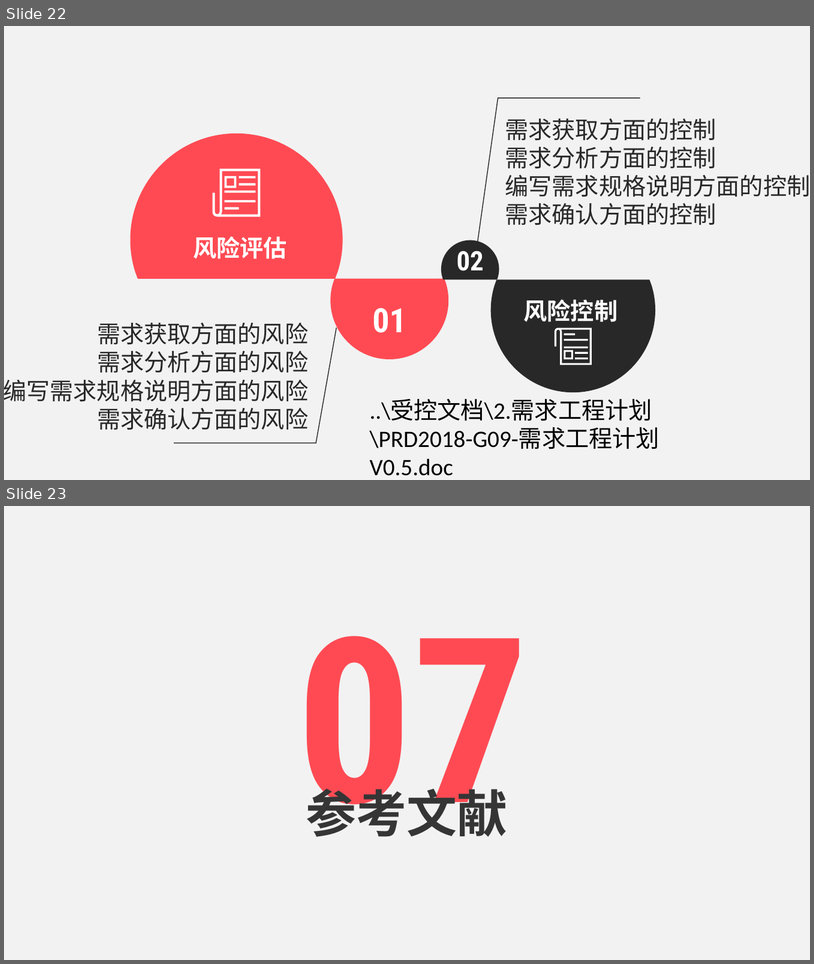
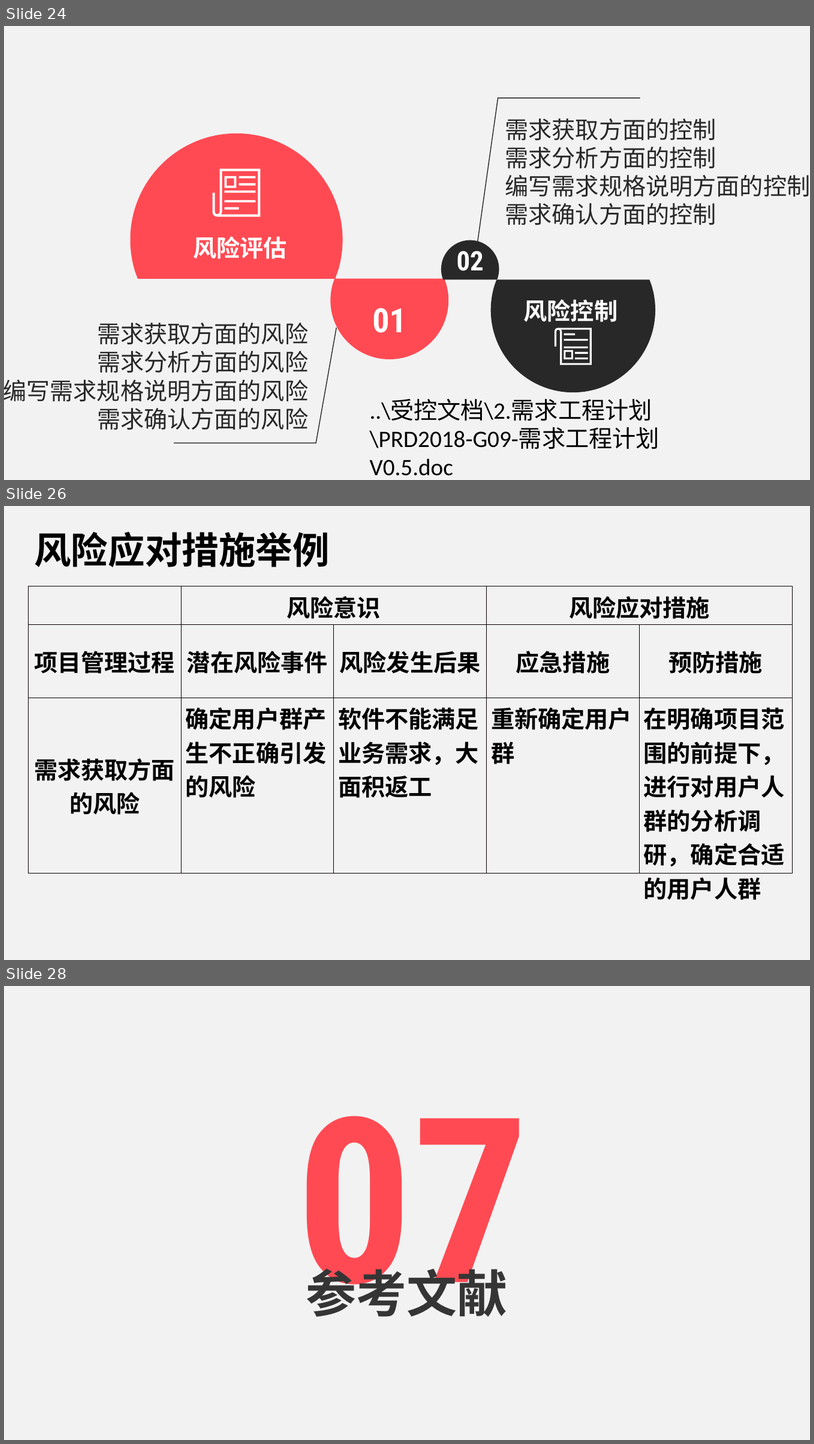
Before and after one commit to PRD2018-G09/Educational-Website, a slide deck: 受控文档/2.需求工程计划/PRD2018-G09-需求工程计划PPT.ppt. Shown one above the other, each under a label of ours: slides 22 and 23 before the commit, slides 24, 26 and 28 after it; the slides between them are not shown. The pictures are 814x964 and 814x1444 pixels, drawn with LibreOffice and Linux fonts; fonts in the diff are those of the drawing. Boxes give left, top, right and bottom in pixels: in the first picture for what was removed or moved away, otherwise in the second. Text is boxed around its words. In the diff, an @@ line names an element or a change of style, - is before the commit and + after.

```diff
--- a/受控文档/2.需求工程计划/PRD2018-G09-需求工程计划PPT.ppt
+++ b/受控文档/2.需求工程计划/PRD2018-G09-需求工程计划PPT.ppt
@@ slide 26 added at <box>4,506,810,960</box>, background #F2F2F2 @@
@@ text added at <box>34,532,330,567</box>, 44 pt, text #000000, bold @@
+风险应对措施举例
@@ table added at <box>28,586,793,902</box>, 3 rows, 5 columns @@
+ | 风险意识 |  | 风险应对措施 | 
+项目管理过程 | 潜在风险事件 | 风险发生后果 | 应急措施 | 预防措施
+需求获取方面的风险 | 确定用户群产生不正确引发的风险 | 软件不能满足业务需求，大面积返工 | 重新确定用户群 | 在明确项目范围的前提下，进行对用户人群的分析调研，确定合适的用户人群
@@ what was slide 22 is now slide 24 @@
@@ what was slide 23 is now slide 28 @@
```
Also in this commit, not shown: 2 slides changed, 4 other slides added.
